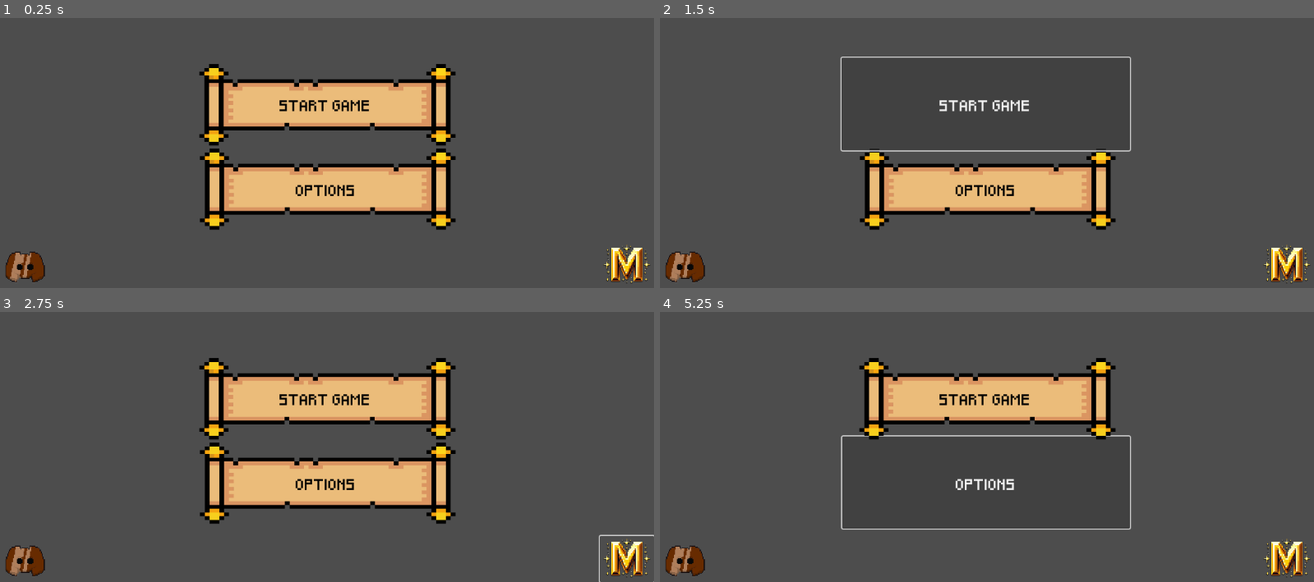
Above: before the commit, frames 1-4 (two rows, left to right).
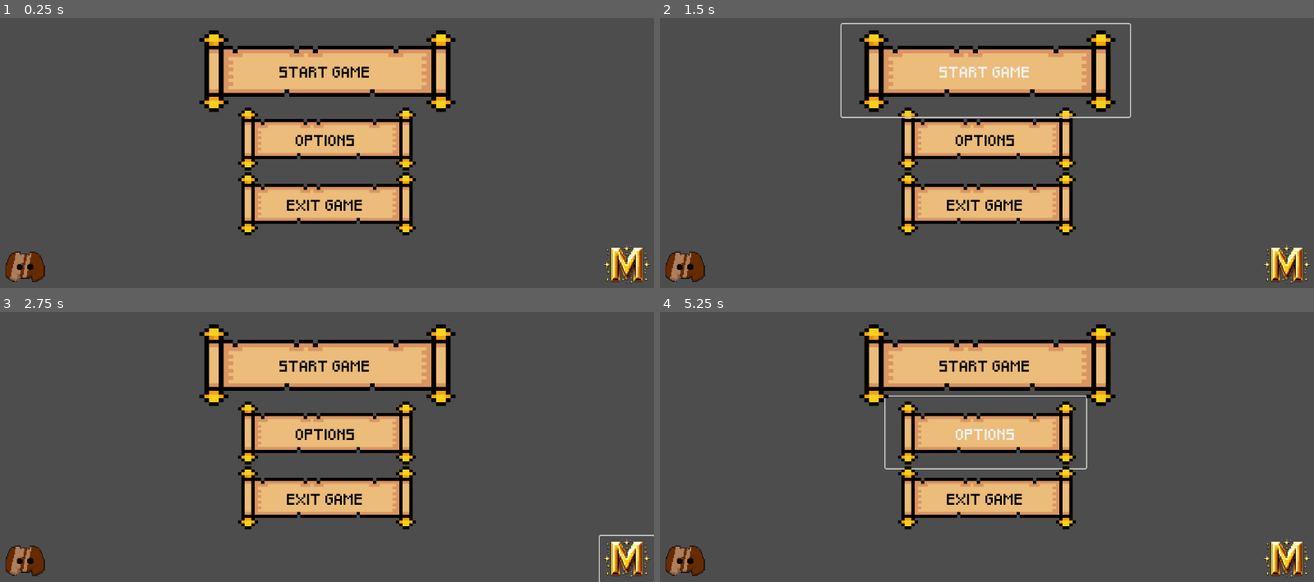
Above: after the commit, the same moments.

Repository: YasinEled/JocMineralRushProjecte
Game: Godot game, scene res://ESCENAS/menu.tscn
The game is run twice, just before and just after one commit, with the same random seed, the same clock (stepped at 60 frames per second) and the same inputs. The project has no main scene, so this scene is started directly.
Inputs (mouse positions are in pixels of both pictures, inside the frame that each line leads up to):
- Up to frame 1 (0.25 s): no input
- Up to frame 2 (1.5 s): click "START GAME" at 0.5 s; click "START GAME" at 1.25 s
- Up to frame 3 (2.75 s): click (627, 557) at 2 s
- Up to frame 4 (5.25 s): click (1287, 557) at 2.75 s; click (1287, 557) at 3.5 s; click "START GAME" at 4.25 s; click "OPTIONS" at 5 s

The runs differ from the first frame. In frame 1, 22% of the frame differs, in the area x 30-70%, y 4-81%; in frame 2, 20%; in frame 3, 22%; in frame 4, 19%.

Commit message:
Button exit (config)

Diff:
--- a/mineralrush/ESCENAS/menu.gd
+++ b/mineralrush/ESCENAS/menu.gd
@@ -18,3 +18,7 @@
 
 func _on_web_button_pressed() -> void:
 	OS.shell_open(urlWeb);
+
+
+func _on_exit_game_pressed() -> void:
+	get_tree().quit()
--- a/mineralrush/ESCENAS/menu.tscn
+++ b/mineralrush/ESCENAS/menu.tscn
@@ -38,11 +38,18 @@
 theme = ExtResource("3_4fay2")
 
 [node name="OptionButton" type="Button" parent="."]
-layout_mode = 2
-offset_left = 324.0
-offset_top = 392.0
-offset_right = 829.0
-offset_bottom = 554.0
+layout_mode = 1
+anchors_preset = 8
+anchor_left = 0.5
+anchor_top = 0.5
+anchor_right = 0.5
+anchor_bottom = 0.5
+offset_left = -176.0
+offset_top = -2.0
+offset_right = 176.0
+offset_bottom = 124.0
+grow_horizontal = 2
+grow_vertical = 2
 theme = ExtResource("4_ibcwf")
 text = "OPTIONS"
 
@@ -54,13 +61,31 @@
 anchor_right = 0.5
 anchor_bottom = 0.5
 offset_left = -253.0
-offset_top = -81.5
+offset_top = -140.5
 offset_right = 253.0
-offset_bottom = 81.5
+offset_bottom = 22.5
 grow_horizontal = 2
 grow_vertical = 2
 theme = ExtResource("4_ibcwf")
 text = "START GAME"
 
+[node name="ExitGame" type="Button" parent="."]
+layout_mode = 1
+anchors_preset = 8
+anchor_left = 0.5
+anchor_top = 0.5
+anchor_right = 0.5
+anchor_bottom = 0.5
+offset_left = -176.0
+offset_top = 112.0
+offset_right = 176.0
+offset_bottom = 238.0
+grow_horizontal = 2
+grow_vertical = 2
+theme = ExtResource("4_ibcwf")
+text = "EXIT GAME
+"
+
 [connection signal="pressed" from="DiscordButton" to="." method="_on_button_pressed"]
 [connection signal="pressed" from="WebButton" to="." method="_on_web_button_pressed"]
+[connection signal="pressed" from="ExitGame" to="." method="_on_exit_game_pressed"]
--- a/mineralrush/RECURSOS/menu/MenuButtons.tres
+++ b/mineralrush/RECURSOS/menu/MenuButtons.tres
@@ -36,17 +36,8 @@
 expand_margin_right = 2.0
 expand_margin_bottom = 2.0
 
-[sub_resource type="StyleBoxFlat" id="StyleBoxFlat_27fcj"]
-content_margin_left = 4.0
-content_margin_top = 4.0
-content_margin_right = 4.0
-content_margin_bottom = 4.0
-bg_color = Color(0.225, 0.225, 0.225, 0.6)
-corner_radius_top_left = 3
-corner_radius_top_right = 3
-corner_radius_bottom_right = 3
-corner_radius_bottom_left = 3
-corner_detail = 5
+[sub_resource type="StyleBoxTexture" id="StyleBoxTexture_n2q1x"]
+texture = ExtResource("2_bbu5w")
 
 [sub_resource type="StyleBoxTexture" id="StyleBoxTexture_nofpu"]
 texture = ExtResource("2_bbu5w")
@@ -85,6 +76,6 @@
 Button/fonts/font = ExtResource("1_2280r")
 Button/styles/disabled = SubResource("StyleBoxFlat_ujvq6")
 Button/styles/focus = SubResource("StyleBoxFlat_g38ug")
-Button/styles/hover = SubResource("StyleBoxFlat_27fcj")
+Button/styles/hover = SubResource("StyleBoxTexture_n2q1x")
 Button/styles/normal = SubResource("StyleBoxTexture_nofpu")
 Button/styles/pressed = SubResource("StyleBoxFlat_4ugph")
